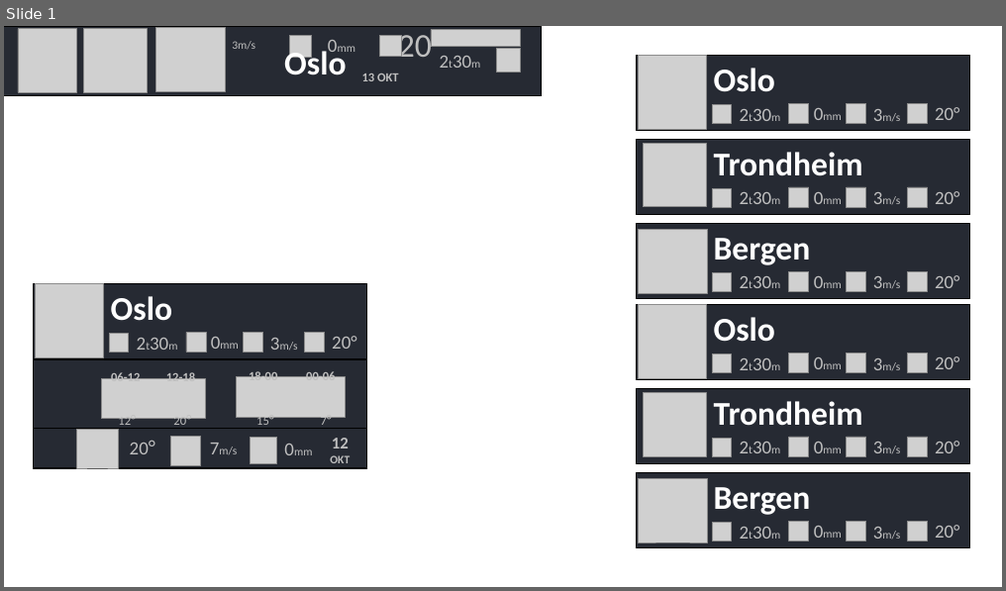
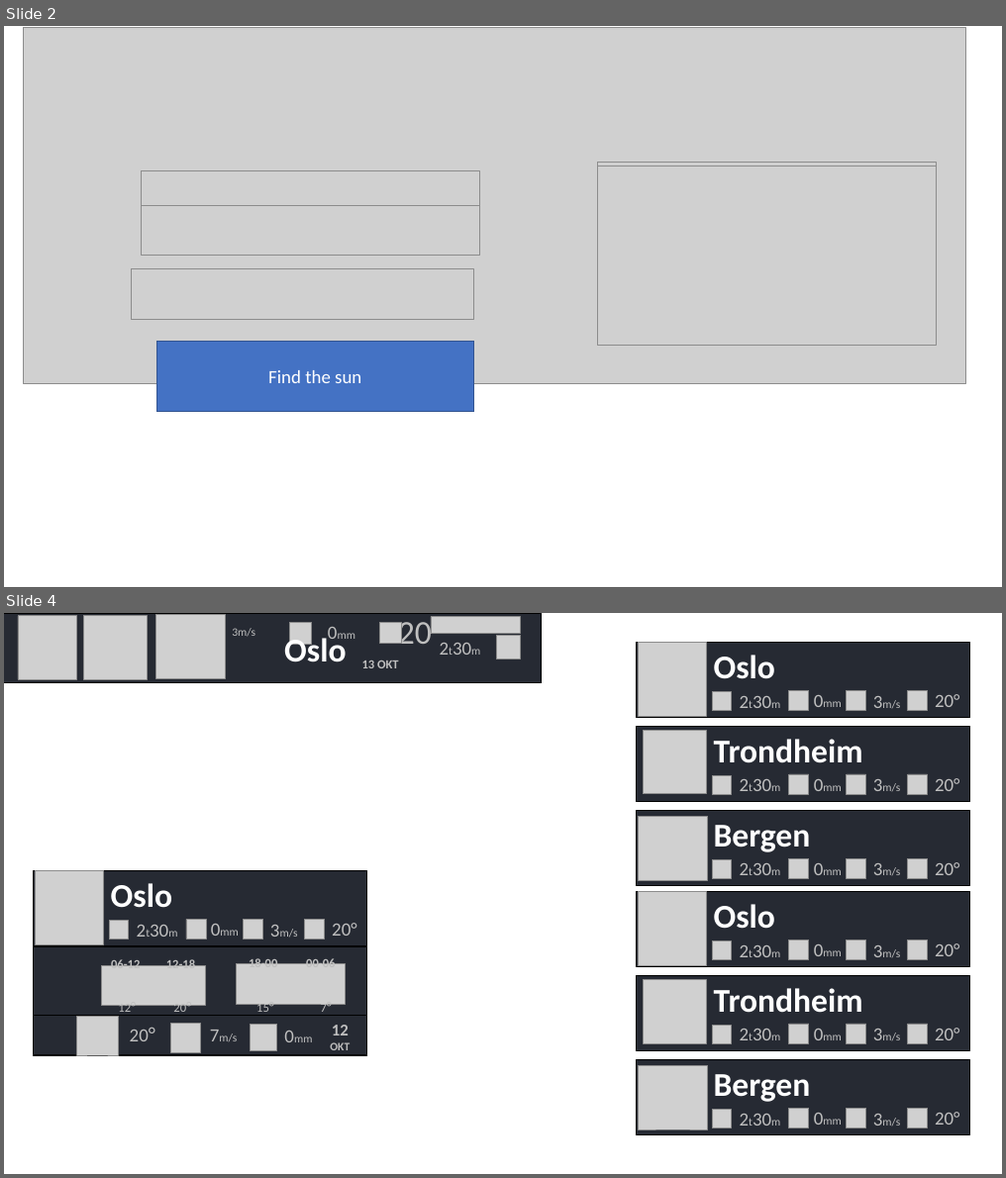
Before and after one commit to pfrang/sunchaser, a slide deck: Page example.pptx. Shown one above the other, each under a label of ours: slide 1 before the commit, slides 2 and 4 after it; the slides between them are not shown. The pictures are 1006x591 and 1006x1178 pixels, drawn with LibreOffice and Linux fonts; fonts in the diff are those of the drawing; grey boxes stand for pictures. Boxes give left, top, right and bottom in pixels: in the first picture for what was removed or moved away, otherwise in the second. Text is boxed around its words. In the diff, an @@ line names an element or a change of style, - is before the commit and + after.

```diff
--- a/Page example.pptx
+++ b/Page example.pptx
@@ slide 2 added at [4, 26, 1002, 587], background #FFFFFF @@
@@ picture added at [23, 28, 965, 383] @@
@@ picture added at [141, 171, 479, 205] @@
@@ picture added at [598, 163, 936, 341] @@
@@ picture added at [598, 166, 936, 345] @@
@@ picture added at [141, 206, 479, 256] @@
@@ picture added at [132, 270, 474, 319] @@
@@ rectangle added at [156, 341, 474, 411], fill #4472C4, outline #325491 1 pt, 18 pt, text #FFFFFF @@
+Find the sun
@@ what was slide 1 is now slide 4 @@
```
Also in this commit, not shown: 3 other slides added, 4 other files.
